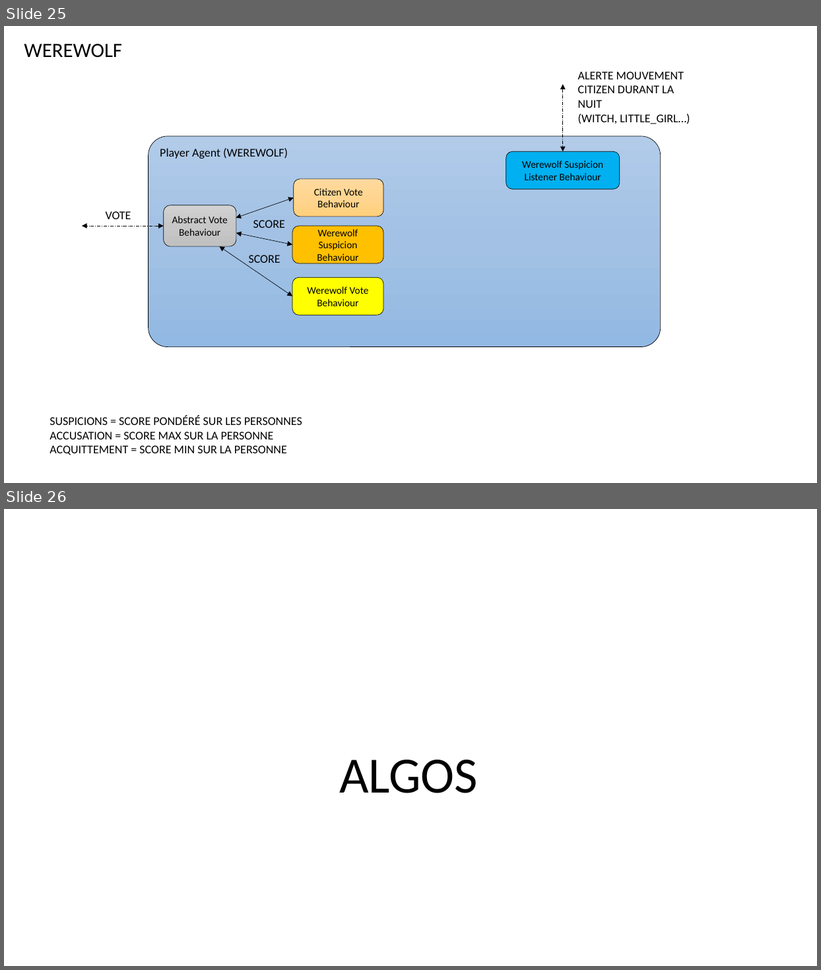
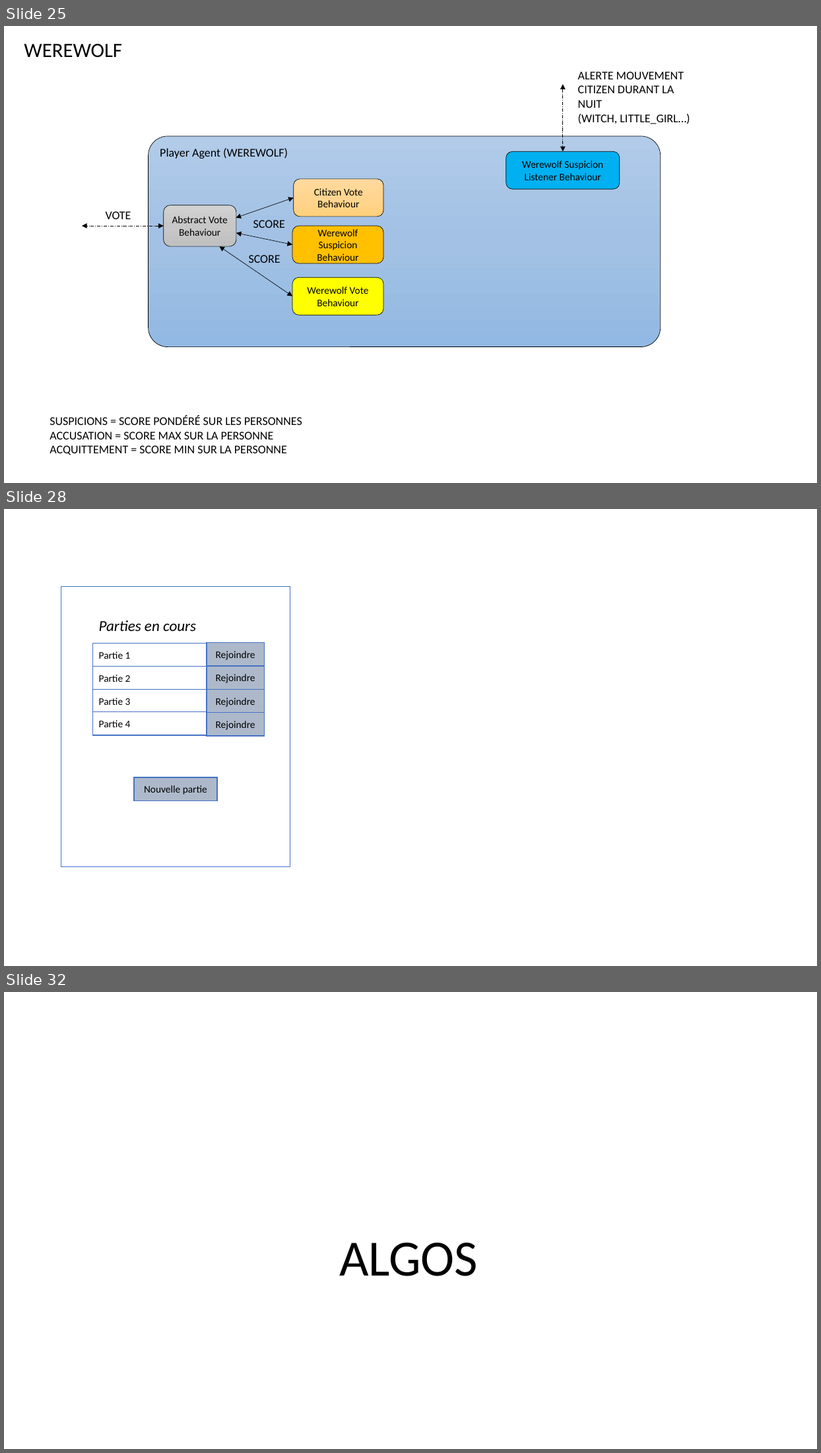
Before and after one commit to konamdav/Loup-Garou, a slide deck: README.pptx. Shown one above the other, each under a label of ours: slides 25 and 26 before the commit, slides 25, 28 and 32 after it; the slides between them are not shown. The pictures are 821x970 and 821x1453 pixels, drawn with LibreOffice and Linux fonts; fonts in the diff are those of the drawing. Boxes give left, top, right and bottom in pixels: in the first picture for what was removed or moved away, otherwise in the second. Text is boxed around its words. In the diff, an @@ line names an element or a change of style, - is before the commit and + after.

```diff
--- a/README.pptx
+++ b/README.pptx
@@ slide 28 added at [4, 509, 817, 966], background #FFFFFF @@
@@ rounded rectangle added at [61, 586, 290, 867], fill #FFFFFF, outline #4472C4 1 pt @@
@@ text added at [99, 621, 196, 631], 18 pt, text #000000, italic @@
+Parties en cours
@@ rounded rectangle added at [93, 643, 265, 666], fill #FFFFFF, outline #4472C4 1 pt, 12 pt, text #000000 @@
+Partie 1
@@ rounded rectangle added at [207, 642, 264, 666], fill #ADB9CA, outline #4472C4 1 pt, 12 pt, text #000000 @@
+Rejoindre
@@ rounded rectangle added at [93, 666, 265, 690], fill #FFFFFF, outline #4472C4 1 pt, 12 pt, text #000000 @@
+Partie 2
@@ rounded rectangle added at [207, 666, 264, 690], fill #ADB9CA, outline #4472C4 1 pt, 12 pt, text #000000 @@
+Rejoindre
@@ rounded rectangle added at [93, 690, 265, 713], fill #FFFFFF, outline #4472C4 1 pt, 12 pt, text #000000 @@
+Partie 3
@@ rounded rectangle added at [207, 690, 264, 713], fill #ADB9CA, outline #4472C4 1 pt, 12 pt, text #000000 @@
+Rejoindre
@@ rounded rectangle added at [93, 712, 265, 735], fill #FFFFFF, outline #4472C4 1 pt, 12 pt, text #000000 @@
+Partie 4
@@ rounded rectangle added at [207, 713, 264, 736], fill #ADB9CA, outline #4472C4 1 pt, 12 pt, text #000000 @@
+Rejoindre
@@ rounded rectangle added at [134, 778, 217, 801], fill #ADB9CA, outline #4472C4 1 pt, 12 pt, text #000000 @@
+Nouvelle partie
@@ what was slide 26 is now slide 32 @@
```
Also in this commit, not shown: 5 other slides added.
